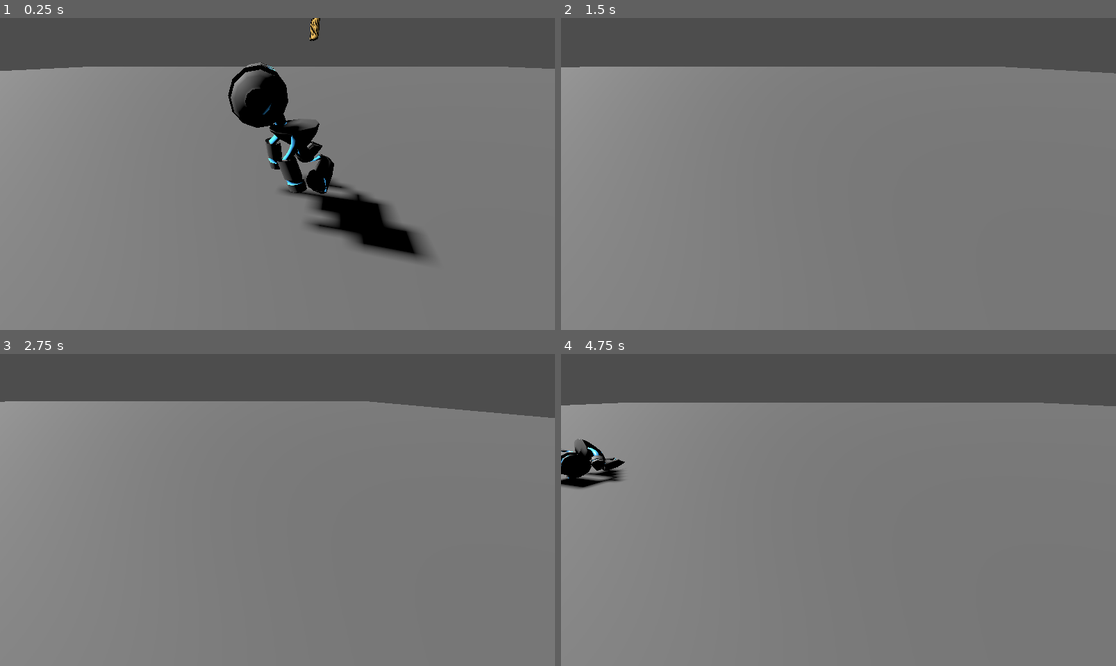
Above: before the commit, frames 1-4 (two rows, left to right).
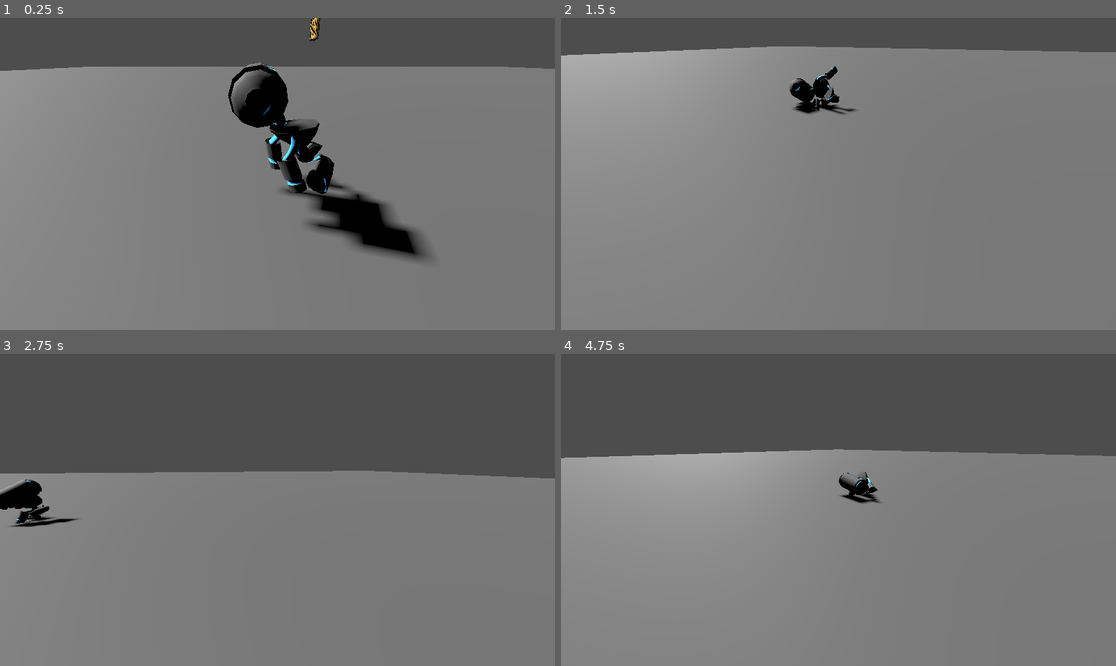
Above: after the commit, the same moments.

Repository: ambiguousname/bigmode-2025
Game: Godot game, scene res://ragdoll_test.tscn
The game is run twice, just before and just after one commit, with the same random seed, the same clock (stepped at 60 frames per second) and the same inputs.
Inputs (mouse positions are in pixels of both pictures, inside the frame that each line leads up to):
- Up to frame 1 (0.25 s): no input
- Up to frame 2 (1.5 s): move the mouse to (960, 158) at 0.52 s; hold D (move_right) 0.53-1.28 s; move the mouse to (727, 189) at 1.27 s; hold S (move_back) from 1.28 s (still down)
- Up to frame 3 (2.75 s): move the mouse to (333, 441) at 2.02 s; release S (move_back) at 2.03 s; hold D (move_right) from 2.03 s (still down)
- Up to frame 4 (4.75 s): move the mouse to (810, 572) at 2.77 s; release D (move_right) at 2.78 s; hold W (move_forward) 2.78-3.53 s; move the mouse to (1005, 556) at 3.52 s; hold A (move_left) from 3.53 s (still down); move the mouse to (672, 463) at 4.27 s

The runs differ from the first frame. In frame 2, 6.4% of the frame differs, in the area x 0-100%, y 9-31%; in frame 3, 23%, in the area x 0-100%, y 15-56%; in frame 4, 21%.

Commit message:
Add smoothed controls

Diff:
--- a/fps_camera.gd
+++ b/fps_camera.gd
@@ -1,4 +1,18 @@
 extends Camera3D
 
+func _ready() -> void:
+	Input.set_mouse_mode(Input.MOUSE_MODE_CAPTURED)
+
+var mouse_move_intent : Vector2;
+
 func _input(event: InputEvent) -> void:
-	pass
+	if event is InputEventMouseMotion:
+		mouse_move_intent += event.relative;
+
+func _process(delta: float) -> void:
+	var rot : Vector2 = mouse_move_intent * delta/10;
+	mouse_move_intent *= 0.2;
+	rotation.x -= rot.y;
+	rotation.x = clampf(rotation.x, -PI/2, PI/2);
+
+	rotation.y -= rot.x;
--- a/player/player.gd
+++ b/player/player.gd
@@ -1,23 +1,6 @@
 class_name Player extends CharacterBody3D
 
-
-enum _Anim {
-	FLOOR,
-	AIR,
-}
-
-const SHOOT_TIME = 1.5
-const SHOOT_SCALE = 2.0
-const CHAR_SCALE = Vector3(0.3, 0.3, 0.3)
-const MAX_SPEED = 6.0
-const TURN_SPEED = 40.0
-const JUMP_VELOCITY = 12.5
-const BULLET_SPEED = 20.0
-const AIR_IDLE_DEACCEL = false
-const ACCEL = 14.0
-const DEACCEL = 14.0
-const AIR_ACCEL_FACTOR = 0.5
-const SHARP_TURN_THRESHOLD = deg_to_rad(140.0)
+const FRICTION = 0.8;
 
 var movement_dir := Vector3()
 var jumping := false
@@ -35,11 +18,13 @@
 
 
 func _physics_process(delta: float) -> void:
+	velocity *= FRICTION;
+
 	var move_dir_vec2 = Input.get_vector(&"move_left", &"move_right", &"move_forward", &"move_back")
 
 	var move_dir = _camera.global_basis * Vector3(move_dir_vec2.x, 0, move_dir_vec2.y);
 	move_dir.y = 0;
 	move_dir = move_dir.normalized();
 
-	velocity = move_dir * 20;
+	velocity += move_dir;
 	move_and_slide();
